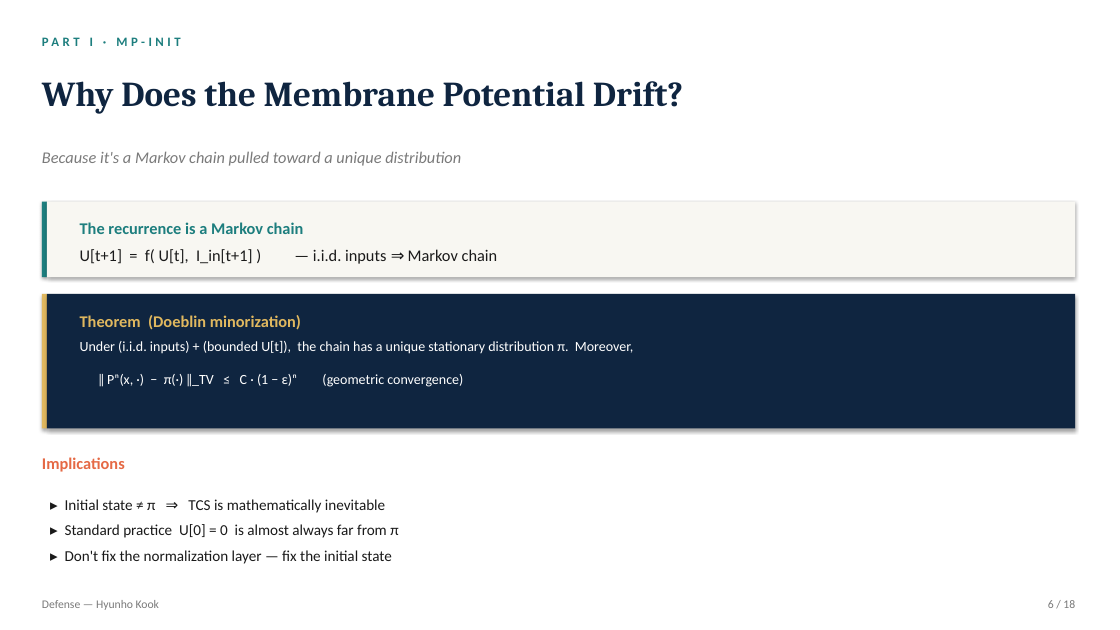
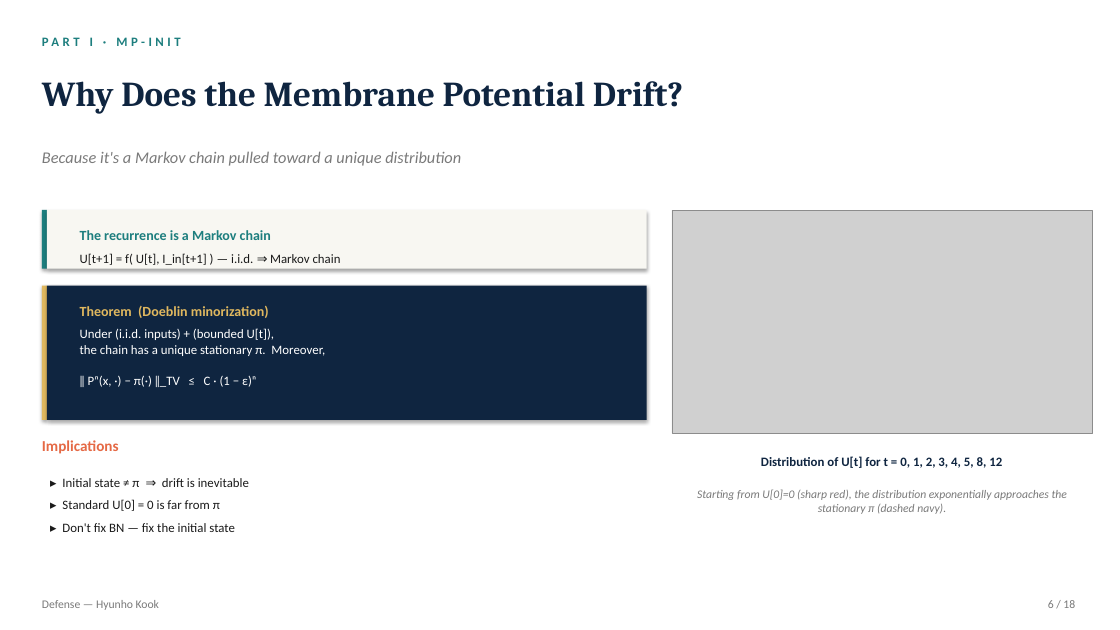
Before and after one commit to kookhh0827/POSTECH_thesis_template_latex, a slide deck: slide 6 of Hyunho_Kook_Master_Defense.pptx. Drawn at 1120x630 pixels with LibreOffice and Linux fonts; fonts in the diff are those of the drawing; grey boxes stand for pictures. Boxes give left, top, right and bottom in pixels: in the first picture for what was removed or moved away, otherwise in the second. Text is boxed around its words. In the diff, an @@ line names an element or a change of style, - is before the commit and + after.

```diff
--- a/Hyunho_Kook_Master_Defense.pptx
+++ b/Hyunho_Kook_Master_Defense.pptx
@@ rectangle resized from (x1=42, y1=202, x2=47, y2=277) to (x1=42, y1=210, x2=47, y2=269) @@
@@ rectangle resized from (x1=47, y1=202, x2=1075, y2=277) to (x1=47, y1=210, x2=647, y2=269) @@
@@ text "The recurrence is a Markov ..." moved from (x1=80, y1=222, x2=498, y2=264) to (x1=80, y1=230, x2=341, y2=265) @@
@@ text at (x1=80, y1=230, x2=271, y2=240): size 14 to 12 pt in "The recurrence is a Markov chain" @@
@@ picture added at (x1=672, y1=210, x2=1092, y2=434) @@
@@ text at (x1=80, y1=253, x2=341, y2=265): text changed; size 14 to 11 pt @@
-U[t+1] = f( U[t], I_in[t+1] ) — i.i.d. inputs ⇒ Markov chain
+U[t+1] = f( U[t], I_in[t+1] ) — i.i.d. ⇒ Markov chain
@@ rectangle moved from (x1=42, y1=294, x2=47, y2=429) to (x1=42, y1=286, x2=47, y2=420) @@
@@ rectangle resized from (x1=47, y1=294, x2=1075, y2=429) to (x1=47, y1=286, x2=647, y2=420) @@
@@ text "Theorem (Doeblin minorization)" moved from (x1=80, y1=315, x2=634, y2=387) to (x1=80, y1=306, x2=325, y2=387) @@
@@ text at (x1=80, y1=328, x2=325, y2=387): text changed; size 12 to 11 pt @@
-Under (i.i.d. inputs) + (bounded U[t]), the chain has a unique stationary distribution π. Moreover,
-‖ Pⁿ(x, ·) − π(·) ‖_TV ≤ C · (1 − ε)ⁿ (geometric convergence)
+Under (i.i.d. inputs) + (bounded U[t]),
+the chain has a unique stationary π. Moreover,
+‖ Pⁿ(x, ·) − π(·) ‖_TV ≤ C · (1 − ε)ⁿ
@@ text at (x1=80, y1=306, x2=269, y2=318): size 14 to 12 pt in "Theorem (Doeblin minorization)" @@
@@ text "Implications" moved from (x1=42, y1=457, x2=125, y2=472) to (x1=42, y1=440, x2=119, y2=454) @@
@@ text "Implications" at (x1=42, y1=440, x2=119, y2=454): size 14 to 13 pt @@
@@ text at (x1=62, y1=478, x2=249, y2=532): text changed; size 13 to 11 pt @@
-▸ Initial state ≠ π ⇒ TCS is mathematically inevitable
-▸ Standard practice U[0] = 0 is almost always far from π
-▸ Don't fix the normalization layer — fix the initial state
+▸ Initial state ≠ π ⇒ drift is inevitable
+▸ Standard U[0] = 0 is far from π
+▸ Don't fix BN — fix the initial state
@@ text added at (x1=761, y1=456, x2=1002, y2=468), 11 pt, text #0F2540, bold @@
+Distribution of U[t] for t = 0, 1, 2, 3, 4, 5, 8, 12
@@ text added at (x1=697, y1=489, x2=1067, y2=514), 10 pt, text #7A7A7A, italic @@
+Starting from U[0]=0 (sharp red), the distribution exponentially approaches the stationary π (dashed navy).
```
Also in this commit, not shown: 7 other slides changed, 8 other files.
